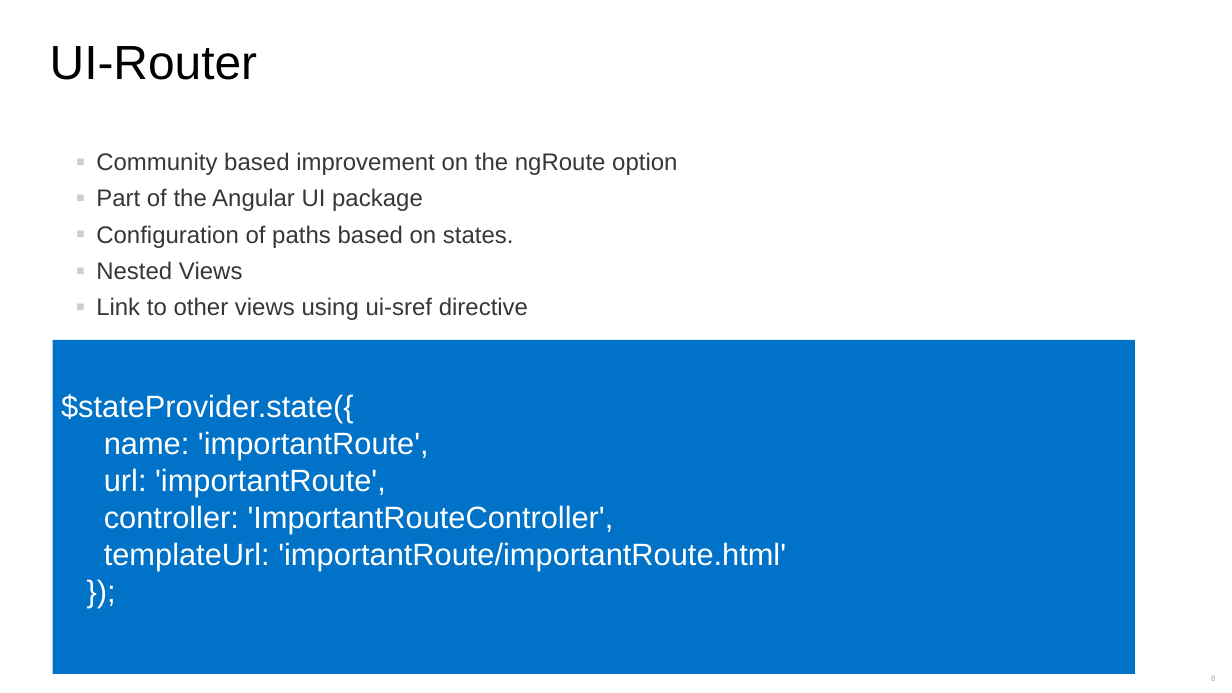
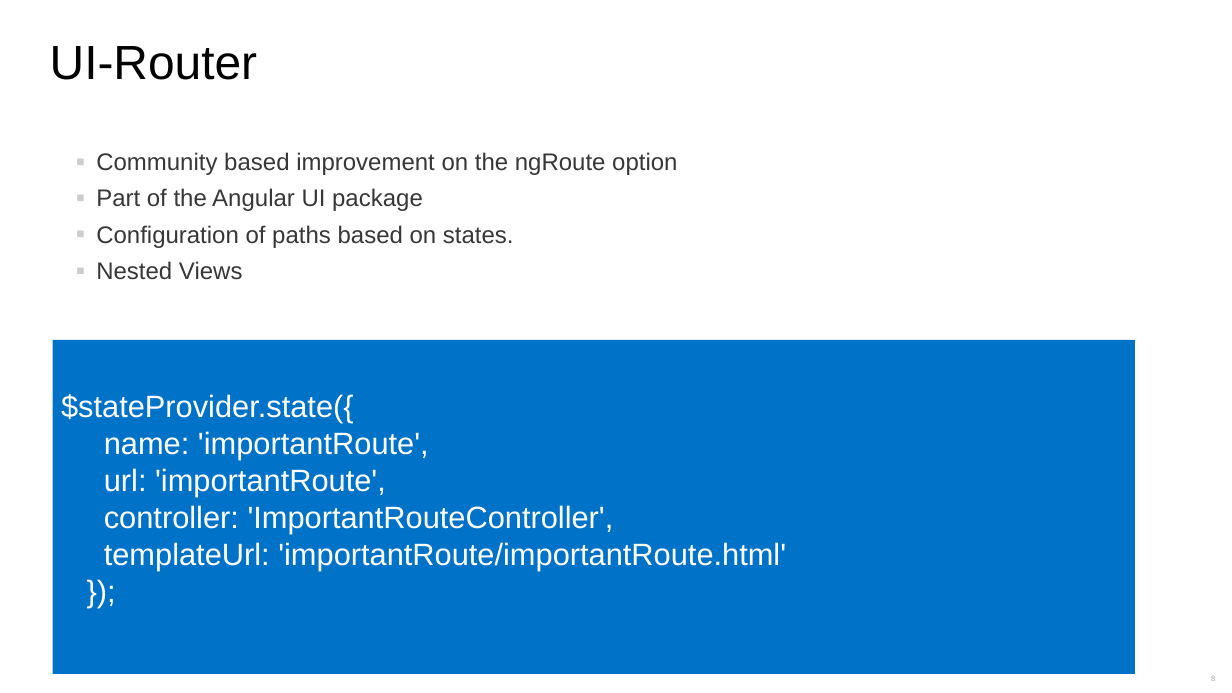
Before and after one commit to jordan-wester/mvp-mix-2015, a slide deck: slide 8 of intro-slides/mvp-mix-part-1.pptx. Drawn at 1232x693 pixels with LibreOffice and Linux fonts; fonts in the diff are those of the drawing. Boxes give left, top, right and bottom in pixels: in the first picture for what was removed or moved away, otherwise in the second. Text is boxed around its words. In the diff, an @@ line names an element or a change of style, - is before the commit and + after.

```diff
--- a/intro-slides/mvp-mix-part-1.pptx
+++ b/intro-slides/mvp-mix-part-1.pptx
@@ text at bbox=[96, 297, 528, 320]: paragraph removed @@
-  ▪ Link to other views using ui-sref directive
```
Also in this commit, not shown: 2 other slides changed.
